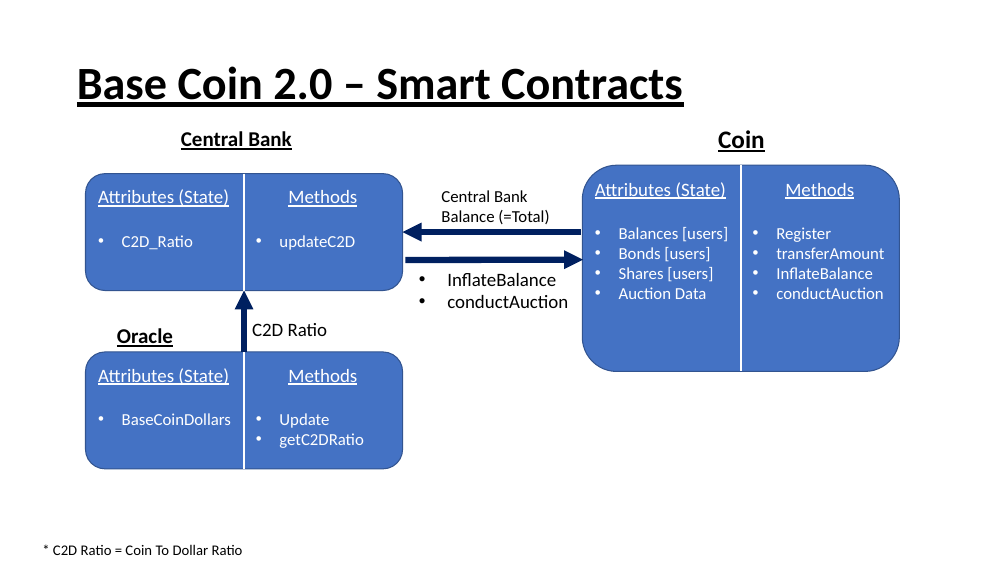
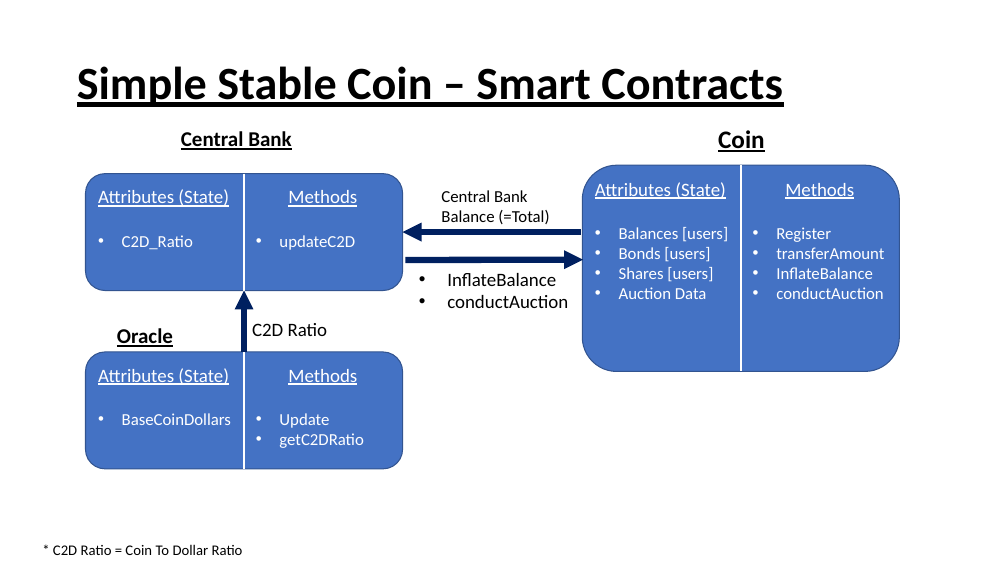
Before and after one commit to Ugadot/StableCoin, a slide deck: slide 9 of BaseCoin_Presentation.pptx (slide 6 before the commit). Drawn at 1008x567 pixels with LibreOffice and Linux fonts; fonts in the diff are those of the drawing. Boxes give left, top, right and bottom in pixels: in the first picture for what was removed or moved away, otherwise in the second. Text is boxed around its words. In the diff, an @@ line names an element or a change of style, - is before the commit and + after.

```diff
--- a/BaseCoin_Presentation.pptx
+++ b/BaseCoin_Presentation.pptx
@@ title at bbox=[77, 66, 782, 107]: text changed @@
-Base Coin 2.0 – Smart Contracts
+Simple Stable Coin – Smart Contracts
```
Also in this commit, not shown: 6 other slides changed.
